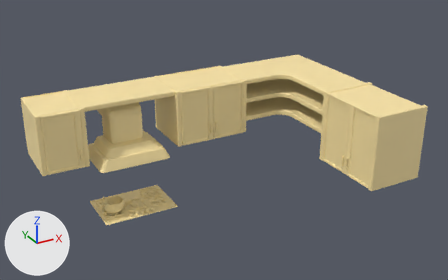
An edit to the FBX model Art/new_model/KitchenUpper_ENVIRO.fbx, drawn before and after from the same camera.
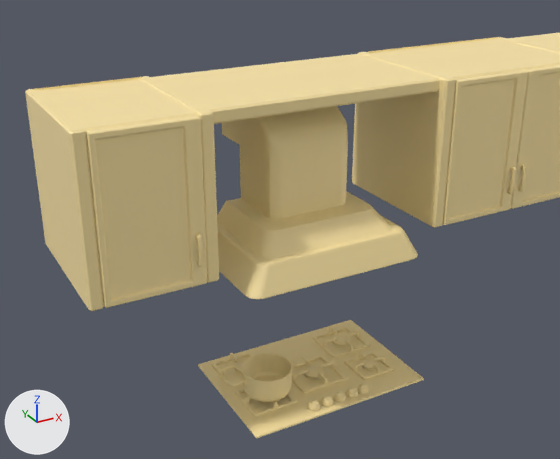
Each version is shown whole from a 50 mm camera at (-7.81, -10.79, 4.61) aimed at (-2.86, -1.79, 0.11), then close up from a 50 mm camera at (-6.91, -5.06, 2.07) aimed at (-4.61, -0.89, -0.02). Lighting does not change. The marker at lower left points along +X, +Y and +Z. Where no turn or scale is listed for an object, it has been applied to the vertices. Vertices at the same position are counted once.
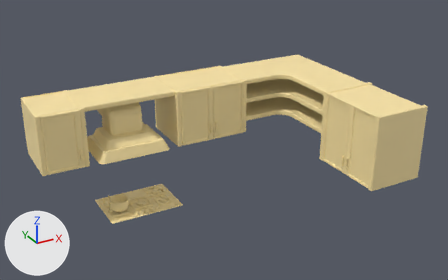
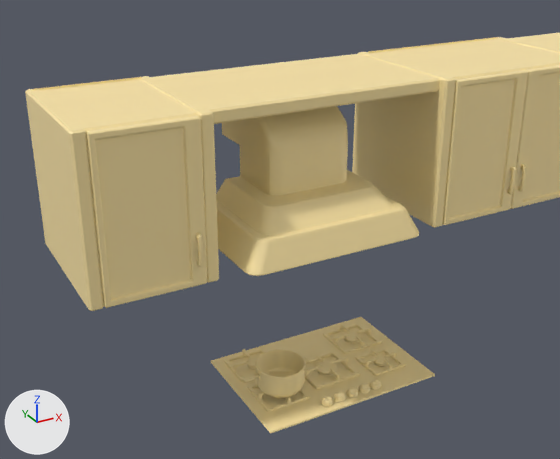
The change in detail:
me_mesh has 6936 vertices, 6558 faces and spans x -5.98..0.01, y -3.81..0.05, z -1.34..0.91.
me_mesh is used by ob_polysurface335; location (0.0, 0.0, 0.0).
me_mesh part 1: the loose piece of 63 vertices spanning x -4.91..-4.57, y -1.07..-0.74, z -1.33..-1.3 is moved by (0.11, 0.0, 0.0).
me_mesh part 2: the loose piece of 63 vertices spanning x -3.81..-3.67, y -0.55..-0.52, z -1.31..-1.26 is moved by (0.11, 0.0, 0.0).
me_mesh part 3: the loose piece of 221 vertices spanning x -3.93..-3.78, y -0.61..-0.46, z -1.32..-1.29 is moved by (0.11, 0.0, 0.0).
me_mesh part 4: the loose piece of 63 vertices spanning x -4.03..-3.67, y -0.7..-0.37, z -1.33..-1.3 is moved by (0.11, 0.0, 0.0).
me_mesh part 5: the loose piece of 63 vertices spanning x -3.86..-3.84, y -0.7..-0.59, z -1.31..-1.26 is moved by (0.11, 0.0, 0.0).
me_mesh part 6: the loose piece of 63 vertices spanning x -4.91..-4.57, y -0.65..-0.32, z -1.33..-1.3 is moved by (0.11, 0.0, 0.0).
me_mesh part 7: the loose piece of 63 vertices spanning x -3.82..-3.71, y -0.95..-0.92, z -1.31..-1.27 is moved by (0.11, 0.0, 0.0).
me_mesh part 8: the loose piece of 63 vertices spanning x -3.99..-3.88, y -0.95..-0.92, z -1.31..-1.27 is moved by (0.11, 0.0, 0.0).
me_mesh part 9: the loose piece of 221 vertices spanning x -3.91..-3.79, y -1.0..-0.88, z -1.32..-1.29 is moved by (0.11, 0.0, 0.0).
me_mesh part 10: the loose piece of 63 vertices spanning x -3.99..-3.71, y -1.07..-0.8, z -1.32..-1.3 is moved by (0.11, 0.0, 0.0).
me_mesh part 11: the loose piece of 63 vertices spanning x -4.47..-4.32, y -0.84..-0.81, z -1.3..-1.26 is moved by (0.11, 0.0, 0.0).
me_mesh part 12: the loose piece of 221 vertices spanning x -4.36..-4.2, y -0.91..-0.74, z -1.32..-1.28 is moved by (0.11, 0.0, 0.0).
me_mesh part 13: the loose piece of 63 vertices spanning x -4.47..-4.09, y -1.0..-0.64, z -1.32..-1.3 is moved by (0.11, 0.0, 0.0).
me_mesh part 14: the loose piece of 63 vertices spanning x -4.3..-4.27, y -1.0..-0.88, z -1.3..-1.26 is moved by (0.11, 0.0, 0.0).
me_mesh part 15: the loose piece of 20 vertices spanning x -5.0..-3.58, y -1.26..-0.26, z -1.34..-1.32 is moved by (0.11, 0.0, 0.0).
me_mesh part 16: 2419 of the vertices in x -5.03..-4.03, y -1.22..-0.32, z -1.32..-1.06 are moved by (0.11, 0.0, 0.0).
me_mesh part 17: all 860 vertices in x -5.0..-3.65, y -1.23..-0.23, z -0.32..0.03 are moved by (0.0, 0.0, 0.17).

Where the change shows, as pixel boxes [x1, y1, x2, y2] in the close-ups (560 x 459 px; the box of a moved part takes in the faces that stretch with it):
'polySurface335', reshaped: before [25, 33, 560, 438]; after [25, 33, 560, 433]
part 1 of me_mesh, moved or reshaped: before [234, 388, 297, 417]; after [247, 384, 310, 412]
part 2 of me_mesh, moved or reshaped: before [345, 330, 360, 337]; after [356, 327, 371, 334]
part 3 of me_mesh, moved or reshaped: before [333, 335, 351, 347]; after [344, 331, 362, 344]
part 4 of me_mesh, moved or reshaped: before [312, 326, 371, 358]; after [323, 323, 382, 354]
part 5 of me_mesh, moved or reshaped: before [345, 339, 354, 350]; after [356, 336, 365, 347]
part 6 of me_mesh, moved or reshaped: before [211, 351, 254, 386]; after [224, 348, 266, 382]
part 7 of me_mesh, moved or reshaped: before [373, 356, 385, 361]; after [384, 352, 396, 358]
part 8 of me_mesh, moved or reshaped: before [353, 362, 366, 370]; after [365, 358, 378, 366]
part 9 of me_mesh, moved or reshaped: before [362, 359, 377, 370]; after [373, 356, 389, 367]
part 10 of me_mesh, moved or reshaped: before [344, 351, 394, 380]; after [356, 348, 406, 376]
part 11 of me_mesh, moved or reshaped: before [292, 369, 310, 380]; after [305, 365, 322, 376]
part 12 of me_mesh, moved or reshaped: before [304, 365, 325, 380]; after [316, 361, 337, 376]
part 13 of me_mesh, moved or reshaped: before [292, 354, 348, 394]; after [305, 350, 360, 390]
part 14 of me_mesh, moved or reshaped: before [318, 372, 328, 384]; after [330, 368, 340, 380]
part 15 of me_mesh, moved or reshaped: before [198, 320, 424, 438]; after [211, 317, 435, 433]
part 16 of me_mesh, moved or reshaped: before [220, 353, 369, 412]; after [232, 349, 381, 407]
part 17 of me_mesh, moved or reshaped: before [217, 145, 418, 299]; after [216, 145, 419, 276]
